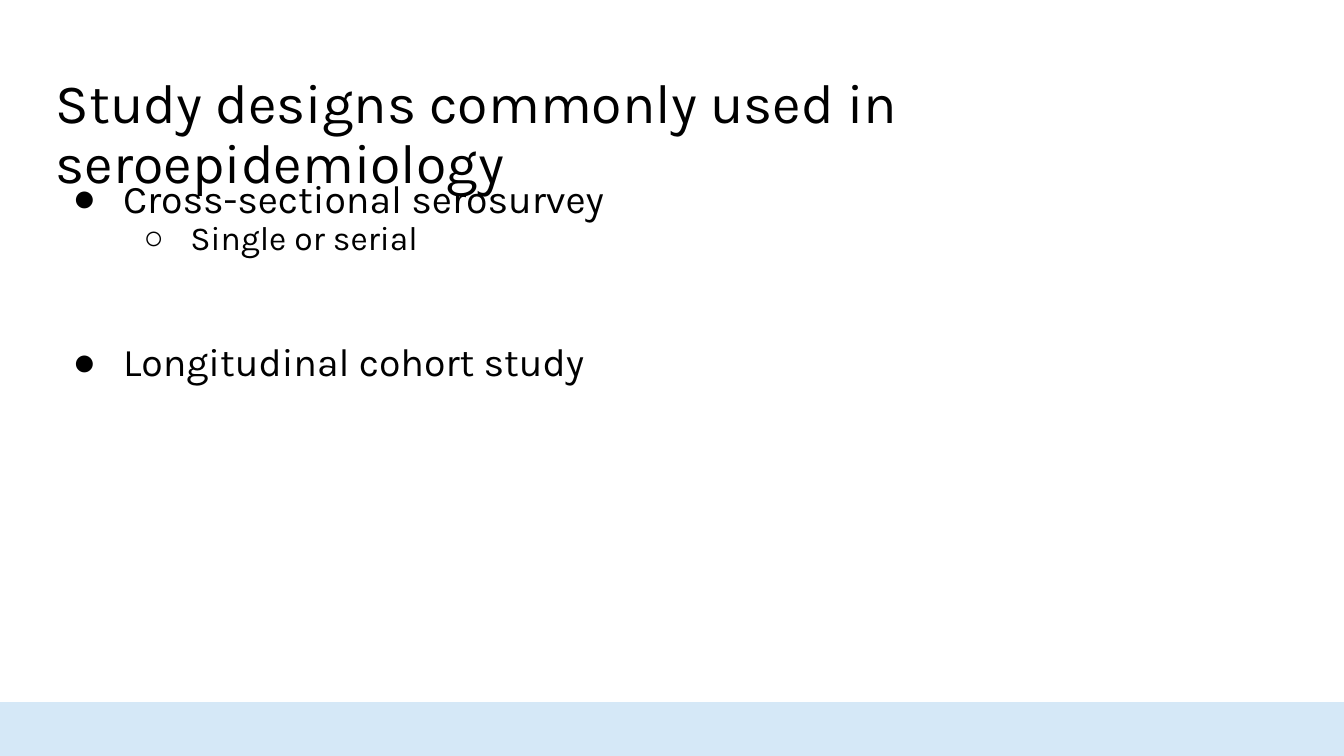
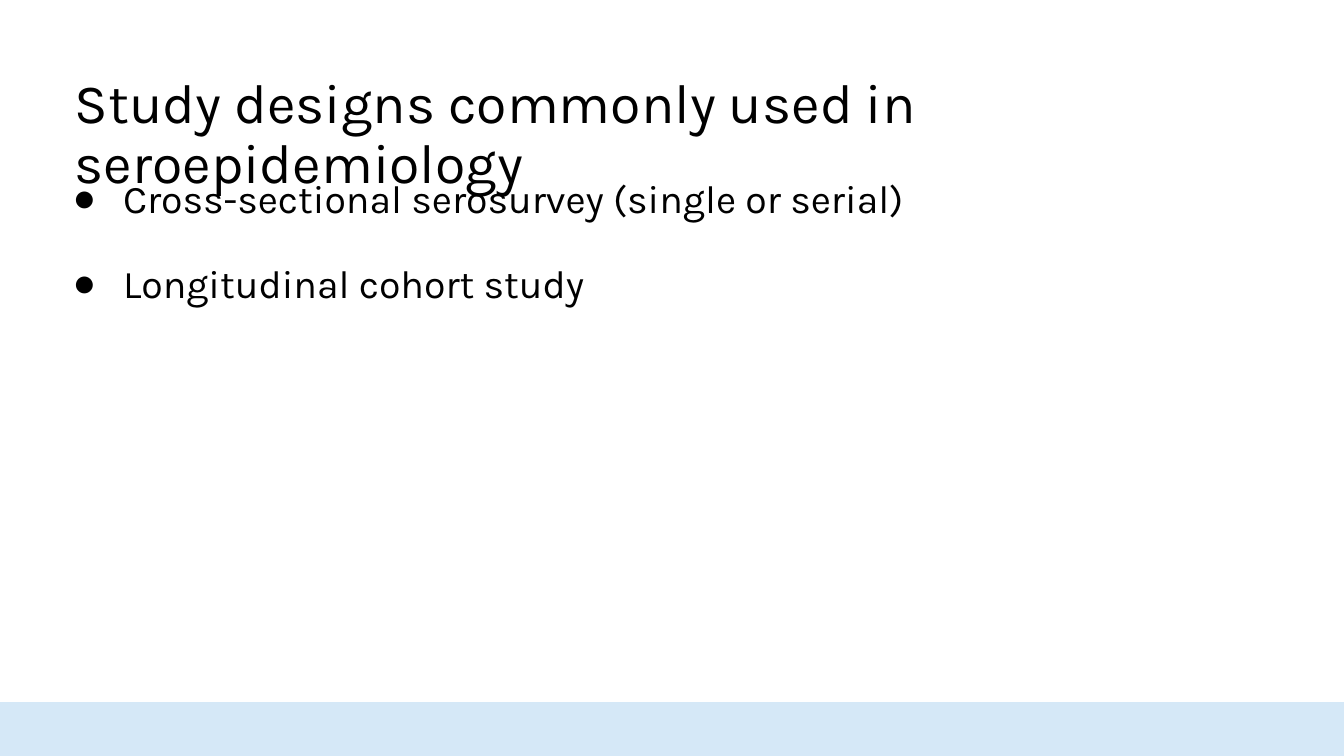
Before and after one commit to HopkinsIDD/seroanalytics_workshop, a slide deck: slide 21 of Lecture 0/Lecture_0_v2.pptx (slide 17 before the commit). Drawn at 1344x756 pixels with LibreOffice and Linux fonts; fonts in the diff are those of the drawing; background and template pictures are left out. Boxes give left, top, right and bottom in pixels: in the first picture for what was removed or moved away, otherwise in the second. Text is boxed around its words. In the diff, an @@ line names an element or a change of style, - is before the commit and + after.

```diff
--- a/Lecture 0/Lecture_0_v2.pptx
+++ b/Lecture 0/Lecture_0_v2.pptx
@@ title "Study designs commonly used in ...": place and size @@
-title "Study designs commonly used in ..." at [56,85,897,196]
+title "Study designs commonly used in ..." at [75,85,916,196]
@@ text at [123,178,903,223]: text changed @@
-● Cross-sectional serosurvey
-  ○ Single or serial
+● Cross-sectional serosurvey (single or serial)
```
Also in this commit, not shown: 13 other slides changed, 5 slides added, 2 other files.
